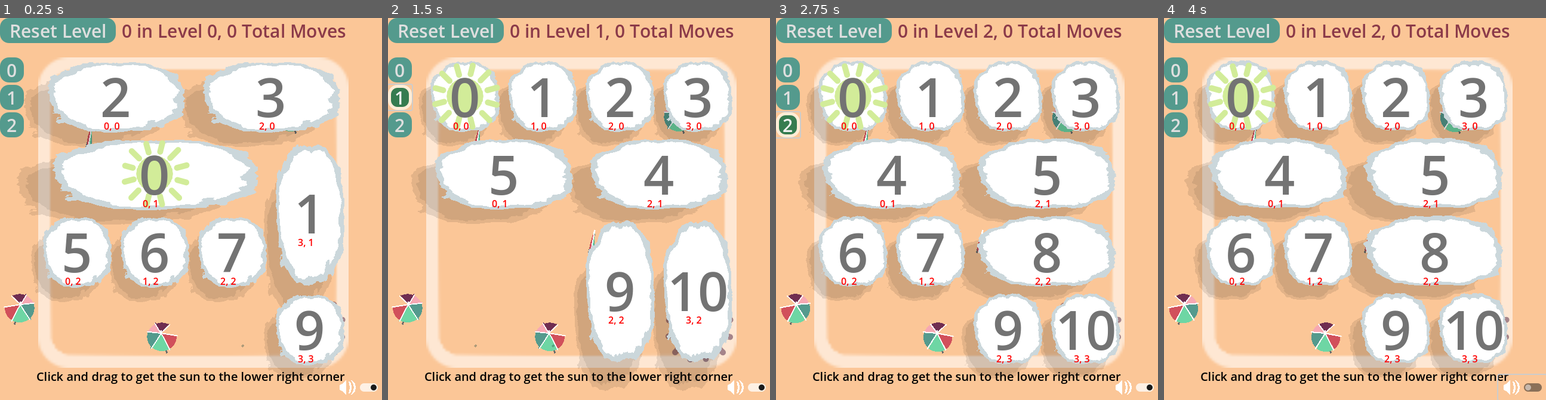
Above: before the commit, frames 1-4 (left to right).
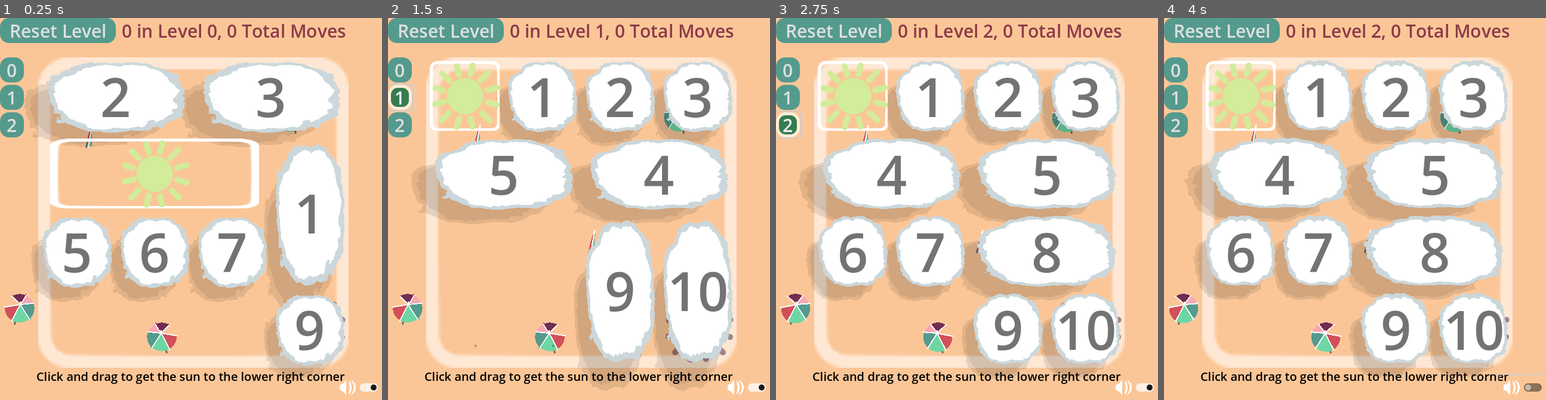
Above: after the commit, the same moments.

Repository: firelighted/comfyjam2026_slidingsun
Game: Godot game, scene res://scenes_scripts/main_2d.tscn
The game is run twice, just before and just after one commit, with the same random seed, the same clock (stepped at 60 frames per second) and the same inputs. The engine's default icon, where the game draws it, is replaced by a stand-in: a white triangle on a blue panel in a dark square.
Inputs (mouse positions are in pixels of both pictures, inside the frame that each line leads up to):
- Up to frame 1 (0.25 s): no input
- Up to frame 2 (1.5 s): click "0" at 0.5 s; click "1" at 1.25 s
- Up to frame 3 (2.75 s): click "2" at 2 s
- Up to frame 4 (4 s): click "Reset Level" at 2.75 s; click (1523, 388) at 3.5 s

The runs differ from the first frame. In frame 1, 10% of the frame differs, in the area x 6-83%, y 27-91%; in frame 2, 2.9%; in frame 3, 3.0%; in frame 4, 3.0%.

Commit message:
umbrellas close/open on click. looping music on itch hopefully

Diff:
--- a/block_manager.gd
+++ b/block_manager.gd
@@ -26,7 +26,7 @@
 	]
 ]
 
-const breaker_tiles_level_0 : Array[Vector2] = [Vector2(2, 3), Vector2(3, 3)]
+const breaker_tiles_level_0 : Array[Vector2] = []
 const breaker_tiles_level_1 : Array[Vector2] = [Vector2(0, 3), Vector2(1, 3)]
 const breaker_tiles_level_2 : Array[Vector2] = [Vector2(3, 0), Vector2(2,0)]
 # locations for wind breaker tiles in each level
@@ -96,9 +96,7 @@
 	$"../UI_foreground/HBoxContainer/ResetLevelButton".pressed.connect(_on_reset_level_button_pressed)
 	$"../UI_foreground/Won_Level_UI/Button".pressed.connect(_on_next_level_button_pressed)
 
-	audio_bkgd_music.stream_paused = !sfx_toggle.pressed
-	if sfx_toggle.button_pressed:
-		audio_bkgd_music.play()
+	_on_bkgd_music_restart_timer_timeout()
 
 	current_level = 0
 	load_level(current_level)
@@ -544,3 +542,10 @@
 		audio_bkgd_music.play()
 	else:
 		audio_bkgd_music.stop()
+
+
+
+func _on_bkgd_music_restart_timer_timeout() -> void:
+	audio_bkgd_music.stream_paused = !sfx_toggle.pressed
+	if sfx_toggle.button_pressed:
+		audio_bkgd_music.play()
--- a/scenes_scripts/block.gd
+++ b/scenes_scripts/block.gd
@@ -71,7 +71,12 @@
 	$Clickable/base_texture.self_modulate = Color(
 		Constants.THEME_COLORS[block_id  % len(Constants.THEME_COLORS)]
 	)
-	$Label.text = str(block_id)
+	$Label.text = str(block_id) if block_id else ""
+	$Clickable/shadow.visible = bool(block_id)
+	$Clickable/base_texture.visible = bool(block_id)
+	$Clickable/special_texture_border.visible = not bool(block_id)
+
+
 	position = Vector2(row + 0.5 * width, col + 0.5 * height) * Constants.PIXELS_PER_UNIT
 	$Clickable.scale = Vector2(width, height)
 	$CollisionShape2D.scale = Vector2(width, height)
--- a/scenes_scripts/block.tscn
+++ b/scenes_scripts/block.tscn
@@ -126,7 +126,7 @@
 tracks/1/type = "value"
 tracks/1/imported = false
 tracks/1/enabled = true
-tracks/1/path = NodePath("Clickable/shadow:scale")
+tracks/1/path = NodePath("Clickable/base_texture:scale")
 tracks/1/interp = 1
 tracks/1/loop_wrap = true
 tracks/1/keys = {
@@ -229,6 +229,11 @@
 region_rect = Rect2(45, 45, 405, 405)
 
 [node name="selected_texture" type="Sprite2D" parent="Clickable"]
+z_index = 100
+scale = Vector2(0.9, 0.9)
+texture = ExtResource("3_lgxio")
+
+[node name="special_texture_border" type="Sprite2D" parent="Clickable"]
 z_index = 100
 scale = Vector2(0.9, 0.9)
 texture = ExtResource("3_lgxio")
@@ -281,6 +286,7 @@
 vertical_alignment = 1
 
 [node name="DEBUG_array_idxs" type="Label" parent="."]
+visible = false
 z_index = 110
 offset_left = -20.0
 offset_top = 38.0
--- a/scenes_scripts/main_2d.tscn
+++ b/scenes_scripts/main_2d.tscn
@@ -159,6 +159,10 @@
 stream = ExtResource("12_7fj5o")
 parameters/looping = true
 
+[node name="BkgdMusicRestartTimer" type="Timer" parent="BkgdMusicPlayer"]
+wait_time = 122.0
+autostart = true
+
 [node name="SFXPlayer" type="AudioStreamPlayer2D" parent="."]
 
 [node name="SFXPlayer2" type="AudioStreamPlayer2D" parent="."]
@@ -166,6 +170,7 @@
 [connection signal="timeout" from="Main2D/InitialLoadTimer" to="Main2D" method="_on_initial_load_timer_timeout"]
 [connection signal="input_event" from="Main2D/Clickable" to="Main2D" method="_on_clickable_input_event"]
 [connection signal="toggled" from="SoundToggleCheckButton" to="Main2D" method="_on_sound_toggle_check_button_toggled"]
+[connection signal="timeout" from="BkgdMusicPlayer/BkgdMusicRestartTimer" to="Main2D" method="_on_bkgd_music_restart_timer_timeout"]
 
 [editable path="UI_bkgd"]
 [editable path="UI_foreground"]
--- a/scenes_scripts/umbrella.gd
+++ b/scenes_scripts/umbrella.gd
@@ -1,11 +1,12 @@
 extends Node2D
 
 
-
+@export var is_moving: bool = false
 @export var anim_player_path: NodePath = "AnimationPlayer"
 var anim_player: AnimationPlayer
 
 var is_open = true
+
 
 func _ready():
 	anim_player = get_node(anim_player_path)
@@ -21,7 +22,10 @@
 
 
 func change_state(new_state_is_open):
+	if is_moving: # can't double-click
+		return
 	if is_open != new_state_is_open:
+		is_moving = true
 		is_open = new_state_is_open
 		if new_state_is_open:
 			anim_player.play("open")
--- a/scenes_scripts/umbrella.tscn
+++ b/scenes_scripts/umbrella.tscn
@@ -16,6 +16,18 @@
 "transitions": PackedFloat32Array(1),
 "update": 1,
 "values": [0]
+}
+tracks/1/type = "value"
+tracks/1/imported = false
+tracks/1/enabled = true
+tracks/1/path = NodePath("..:is_moving")
+tracks/1/interp = 1
+tracks/1/loop_wrap = true
+tracks/1/keys = {
+"times": PackedFloat32Array(0),
+"transitions": PackedFloat32Array(1),
+"update": 1,
+"values": [false]
 }
 
 [sub_resource type="Animation" id="Animation_hlqaq"]
@@ -51,6 +63,18 @@
 "update": 1,
 "values": [13, 14, 15]
 }
+tracks/1/type = "value"
+tracks/1/imported = false
+tracks/1/enabled = true
+tracks/1/path = NodePath("..:is_moving")
+tracks/1/interp = 1
+tracks/1/loop_wrap = true
+tracks/1/keys = {
+"times": PackedFloat32Array(0),
+"transitions": PackedFloat32Array(1),
+"update": 1,
+"values": [false]
+}
 
 [sub_resource type="Animation" id="Animation_pw1ey"]
 resource_name = "open"
@@ -85,6 +109,18 @@
 "update": 1,
 "values": [0, 1, 2, 1]
 }
+tracks/1/type = "value"
+tracks/1/imported = false
+tracks/1/enabled = true
+tracks/1/path = NodePath("..:is_moving")
+tracks/1/interp = 1
+tracks/1/loop_wrap = true
+tracks/1/keys = {
+"times": PackedFloat32Array(0.0666667),
+"transitions": PackedFloat32Array(1),
+"update": 1,
+"values": [false]
+}
 
 [sub_resource type="AnimationLibrary" id="AnimationLibrary_jgu3l"]
 _data = {
@@ -115,7 +151,6 @@
 }
 
 [node name="OpenCloseUmbrellaButton" type="Button" parent="."]
-visible = false
 custom_minimum_size = Vector2(65, 65)
 anchors_preset = 8
 anchor_left = 0.5
@@ -133,7 +168,6 @@
 flat = true
 
 [node name="TouchScreenButton" type="TouchScreenButton" parent="."]
-visible = false
 shape = SubResource("CircleShape2D_kwjdf")
 
 [connection signal="pressed" from="OpenCloseUmbrellaButton" to="." method="_on_button_pressed"]
